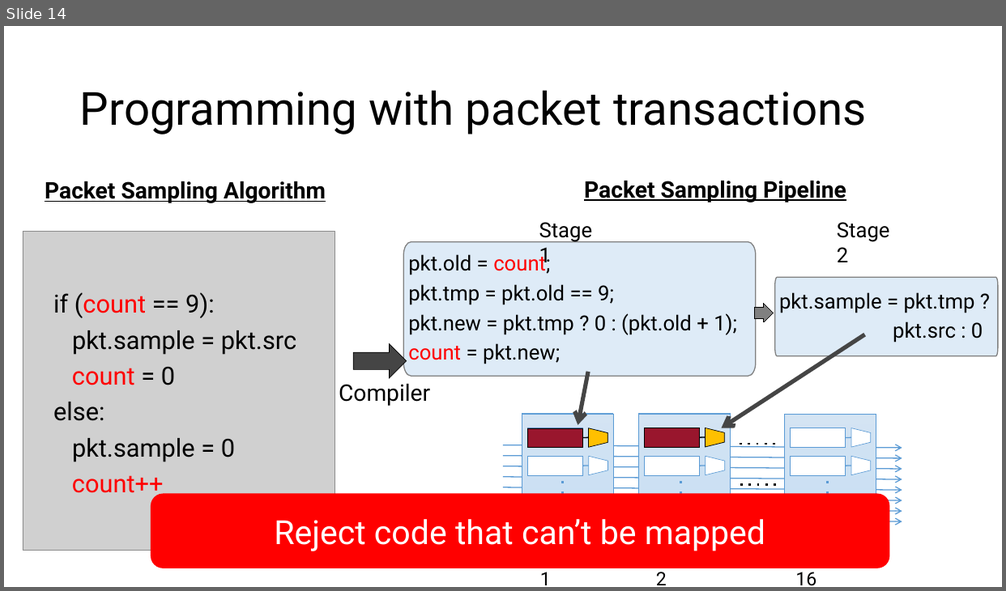
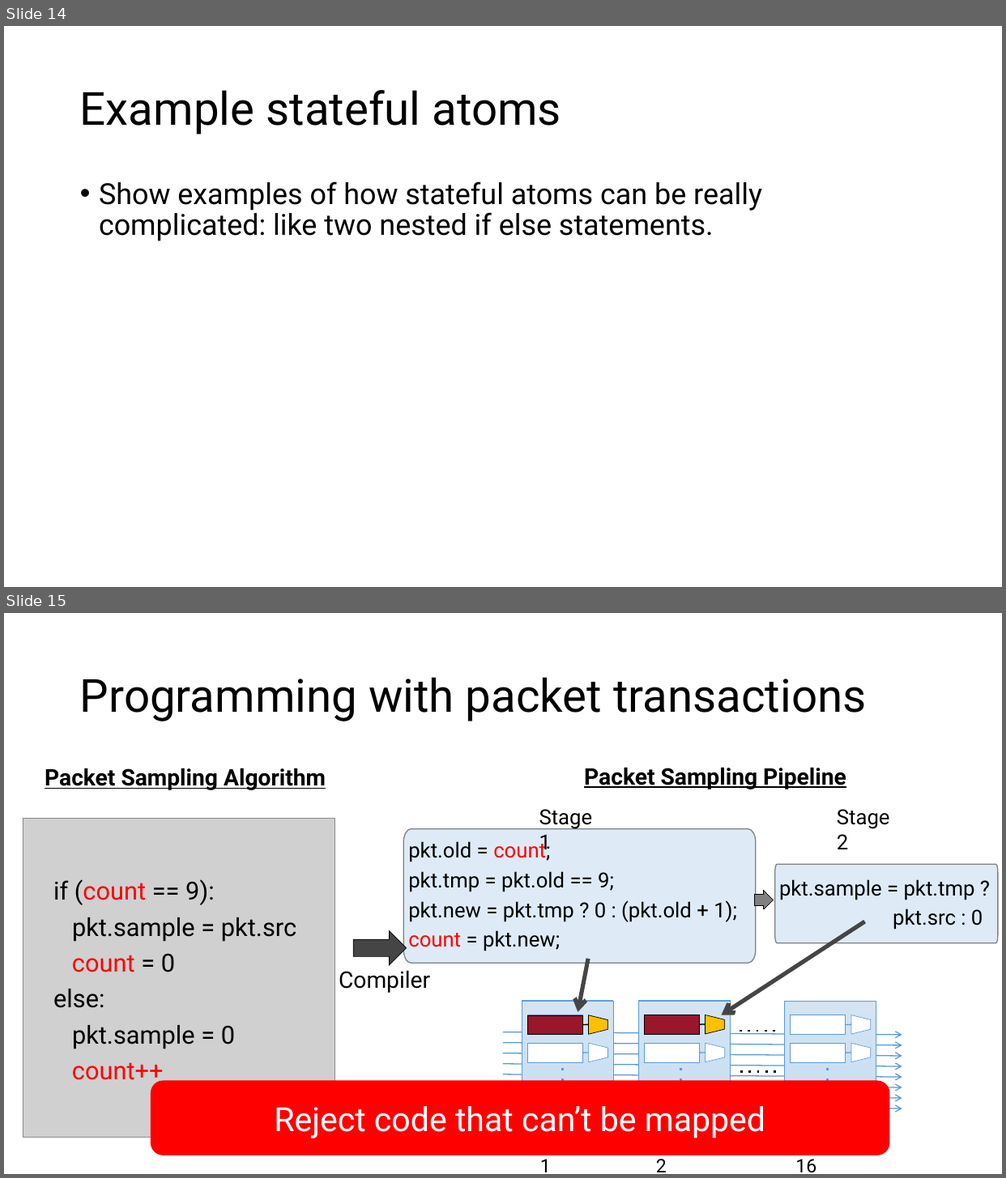
Before and after one commit to anirudhSK/pifo-domino-marple-ppts, a slide deck: domino_sigcomm.pptx. Shown one above the other, each under a label of ours: slide 14 before the commit, slides 14 and 15 after it. The pictures are 1006x591 and 1006x1178 pixels, drawn with LibreOffice and Linux fonts; fonts in the diff are those of the drawing; grey boxes stand for pictures. Boxes give left, top, right and bottom in pixels: in the first picture for what was removed or moved away, otherwise in the second. Text is boxed around its words. In the diff, an @@ line names an element or a change of style, - is before the commit and + after.

```diff
--- a/domino_sigcomm.pptx
+++ b/domino_sigcomm.pptx
@@ slide 14 added at (4, 26, 1002, 587), background #FFFFFF @@
@@ title added at (80, 90, 561, 135), 44 pt, text #000000 @@
+Example stateful atoms
@@ text added at (99, 182, 762, 241), 28 pt, text #000000 @@
+• Show examples of how stateful atoms can be really complicated: like two nested if else statements.
@@ what was slide 14 is now slide 15 @@
```
Also in this commit, not shown: 3 slides changed, 1 other file.
